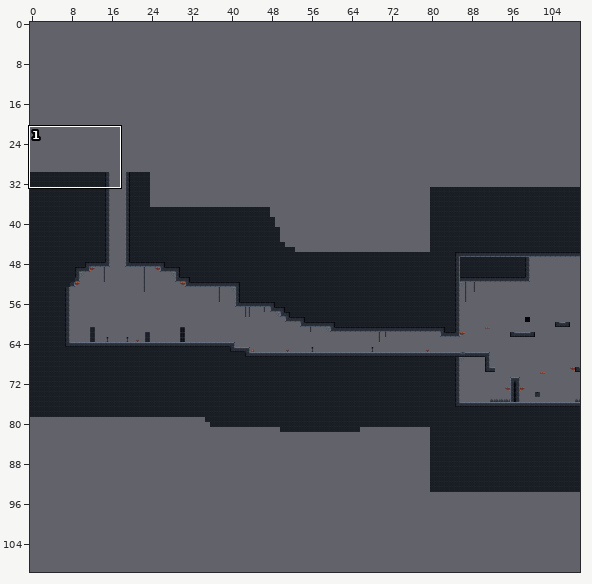
An edit to a level. Tiled map, levels/1/boss_room/boss_room.tmx. Above: a wide view before the commit, with the close-up outlined.
Close-up. As it was:
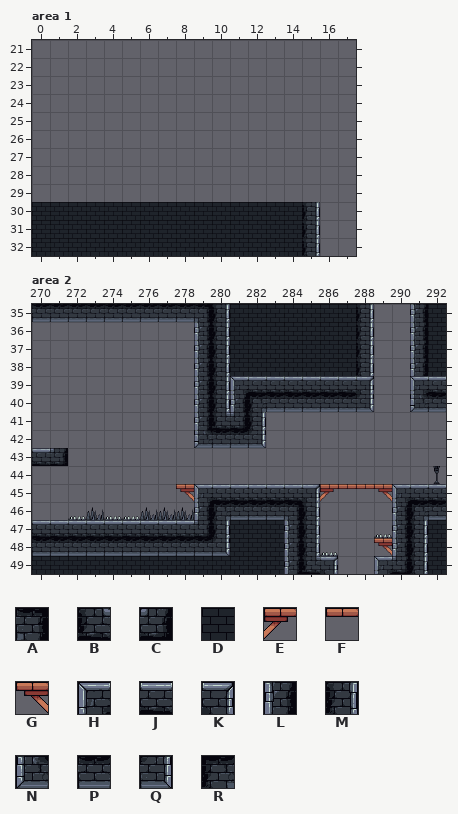
Cells are 32x32 px. Shown: area 1 x 0..17, y 21..32; area 2 x 270..292, y 35..49. The commit also changed other parts of the map, which this record leaves out. The old version is drawn lined up with the new one.
Key: from "collision_surfaces": A 15 "tile026", B 16 "tile040", C 17 "tile042"; from "non_collision_surface": D 5 "tile046"; from "platform_top": E 0 "tile035", F 1 "tile036", G 2 "tile037"; from "poop_collision_surface_bad": H 2 "tile000", J 3 "tile001", K 4 "tile002", L 7 "tile008", M 8 "tile010", N 11 "tile016", P 12 "tile017", Q 13 "tile018", R 14 "tile024".
_ is an empty cell.
Layers that did not change in this view are not listed.
Layer "background1" before, area 1, first column x 0:
21 __________________
22 __________________
23 __________________
24 __________________
25 __________________
26 __________________
27 __________________
28 __________________
29 __________________
30 DDDDDDDDDDDDDDD___
31 DDDDDDDDDDDDDDD___
32 DDDDDDDDDDDDDDD___
Layer "platform_top" before, area 2, first column x 270:
35 _______________________
36 _______________________
37 _______________________
38 _______________________
39 _______________________
40 _______________________
41 _______________________
42 _______________________
43 _______________________
44 _______________________
45 ________G_______EFFG___
46 _______________________
47 _______________________
48 ___________________G___
49 _______________________
Layer "collision_surface" before, area 2, first column x 270:
35 PPPPPPPPPAM_______M__L_
36 _________LM_______M__L_
37 _________LM_______M__L_
38 _________LM_______M__L_
39 _________LMHJJJJJJK__HJ
40 _________LMLRPPPPPQ__NP
41 _________LBCM__________
42 _________NPPQ__________
43 JC_____________________
44 _______________________
45 _________HJJJJJK____HJJ
46 _________LRPPPAM____LRP
47 JJJJJJJJJCM___LM____LM_
48 PPPPPPPPPPQ___LM____LM_
49 ______________LBK__HCM_
Once edited:
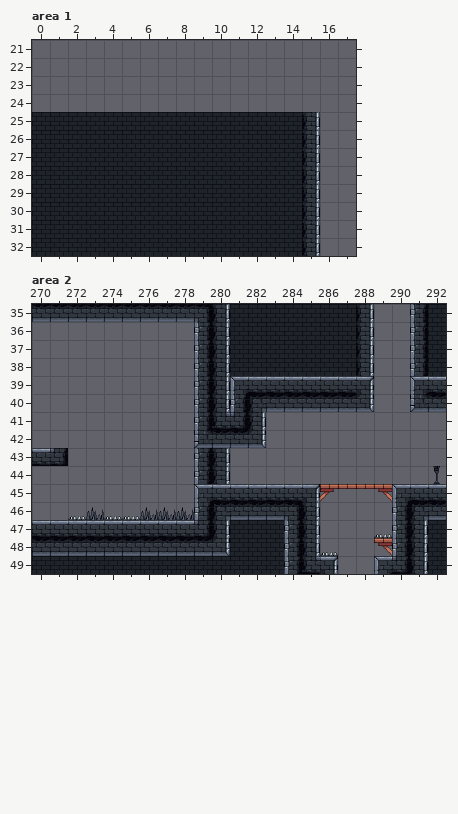
What changed:
map size 345x148 -> 345x103 cells
Layer "background1", area 1:
y 25..29: x 0..14 _______________ -> DDDDDDDDDDDDDDD
Layer "collision_surface", area 1:
y 25..29: x 15 _ -> M
Layer "platform_top", area 2:
y 45: x 278 G -> _
Layer "collision_surface", area 2:
y 43..44: x 279..280 __ -> LM
